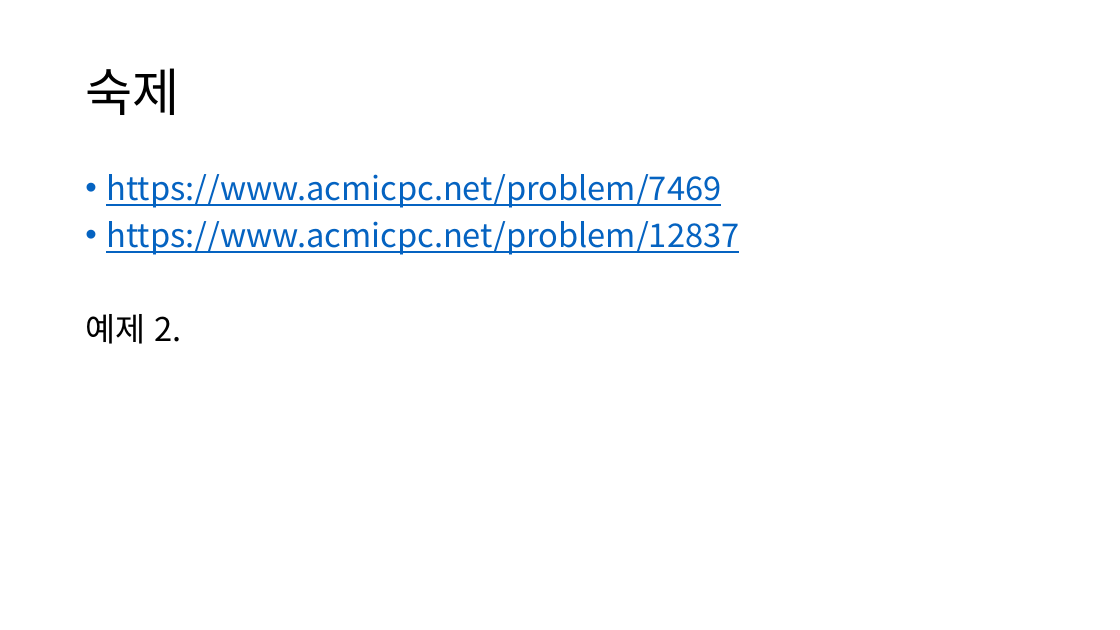
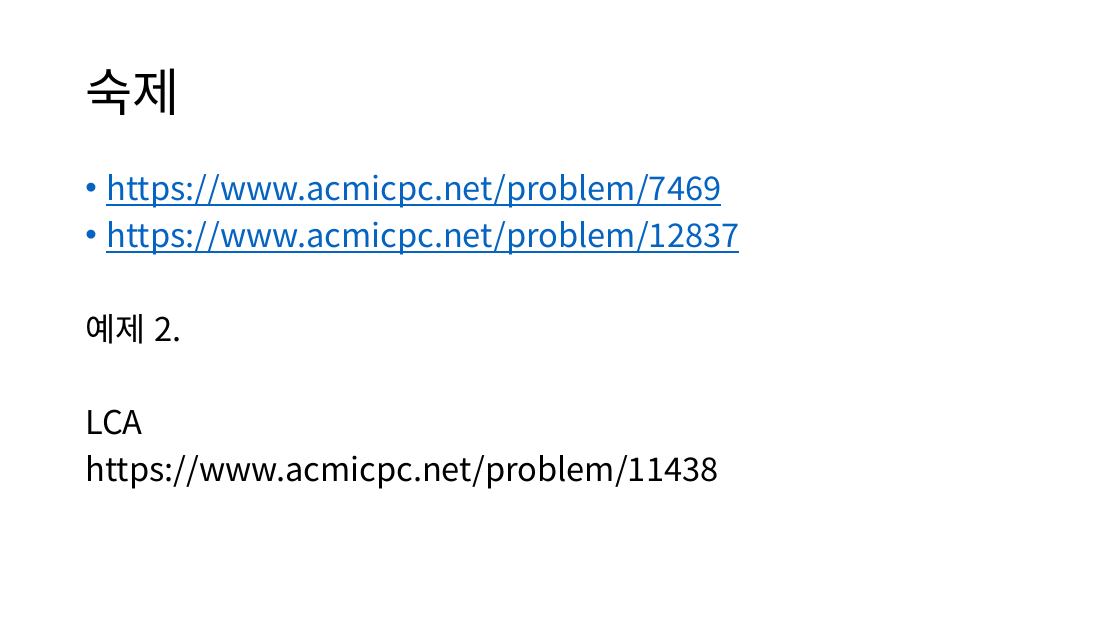
Before and after one commit to ALGOSOPT/algosopt, a slide deck: slide 25 of Chapter24/Segment Tree.pptx (slide 28 before the commit). Drawn at 1120x630 pixels with LibreOffice and Linux fonts; fonts in the diff are those of the drawing. Boxes give left, top, right and bottom in pixels: in the first picture for what was removed or moved away, otherwise in the second. Text is boxed around its words. In the diff, an @@ line names an element or a change of style, - is before the commit and + after.

```diff
--- a/Chapter24/Segment Tree.pptx
+++ b/Chapter24/Segment Tree.pptx
@@ text at [85, 409, 718, 489]: paragraphs added @@
+LCA
+https://www.acmicpc.net/problem/11438
```
Also in this commit, not shown: 3 slides removed, 5 other files.
